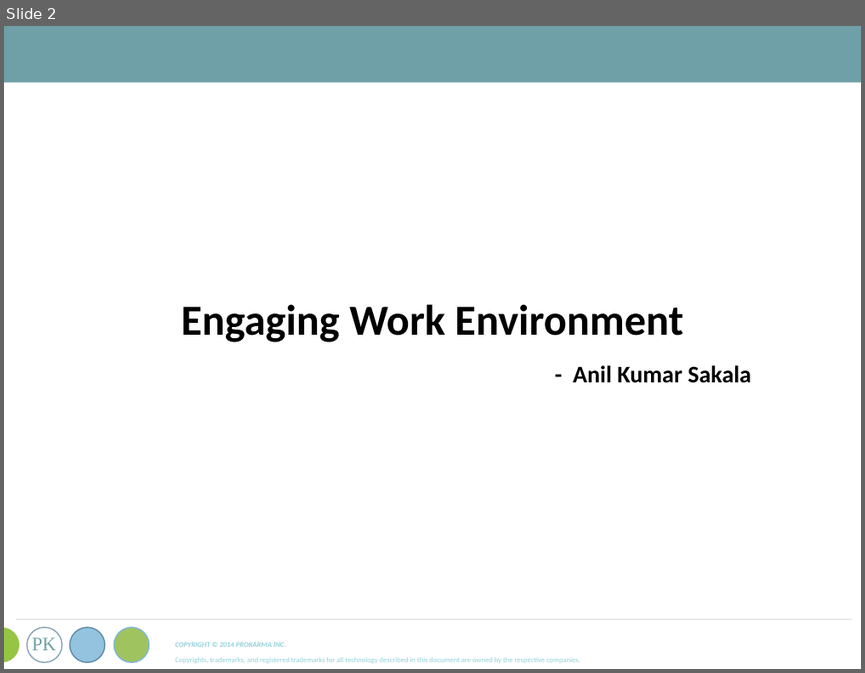
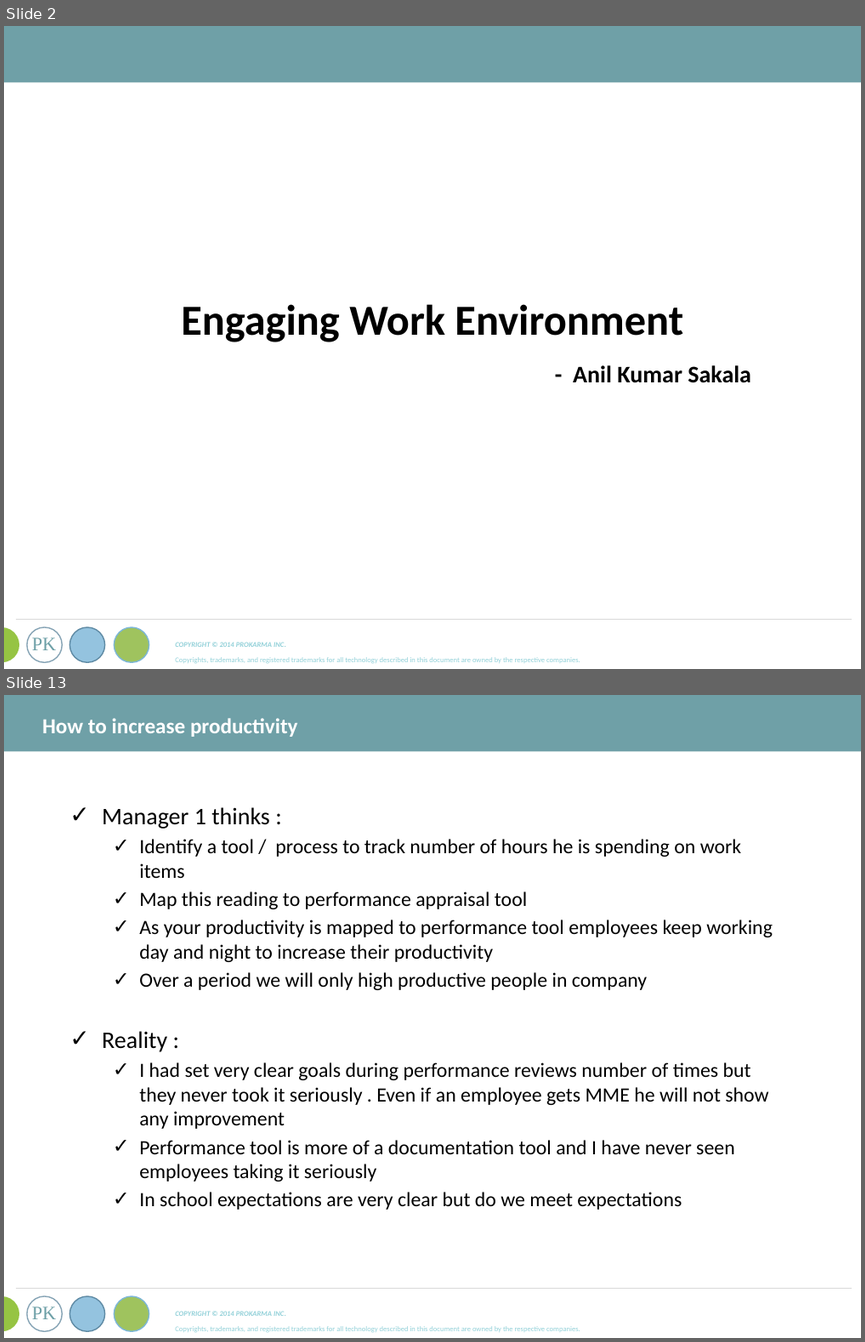
Before and after one commit to asakala/notes, a slide deck: Prokarma/ProKarma Ppt Template.pptx. Shown one above the other, each under a label of ours: slide 2 before the commit, slides 2 and 13 after it; the slides between them are not shown. The pictures are 865x673 and 865x1342 pixels, drawn with LibreOffice and Linux fonts; fonts in the diff are those of the drawing. Boxes give left, top, right and bottom in pixels: in the first picture for what was removed or moved away, otherwise in the second. Text is boxed around its words. In the diff, an @@ line names an element or a change of style, - is before the commit and + after.

```diff
--- a/Prokarma/ProKarma Ppt Template.pptx
+++ b/Prokarma/ProKarma Ppt Template.pptx
@@ slide 13 added at box(4, 695, 861, 1338), background #FFFFFF; not listed: 9 template elements that a slide beside it also shows @@
@@ text added at box(42, 718, 298, 737), 18 pt, text #FFFFFF, bold @@
+How to increase productivity
@@ text added at box(102, 807, 772, 1209), 17 pt, text #000000 @@
+✓ Manager 1 thinks :
+  ✓ Identify a tool / process to track number of hours he is spending on work items
+  ✓ Map this reading to performance appraisal tool
+  ✓ As your productivity is mapped to performance tool employees keep working day and night to increase their productivity
+  ✓ Over a period we will only high productive people in company
+✓ Reality :
+  ✓ I had set very clear goals during performance reviews number of times but they never took it seriously . Even if an employee gets MME he will not show any improvement
+  ✓ Performance tool is more of a documentation tool and I have never seen employees taking it seriously
+  ✓ In school expectations are very clear but do we meet expectations
```
Also in this commit, not shown: 31 other slides added, 5 slides removed, 2 other files.
